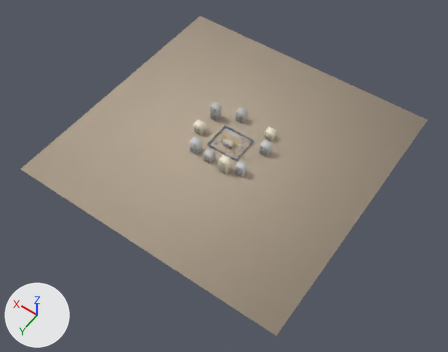
The glTF model src/assets/maps/insaat.glb as it was, and as the next commit left it.
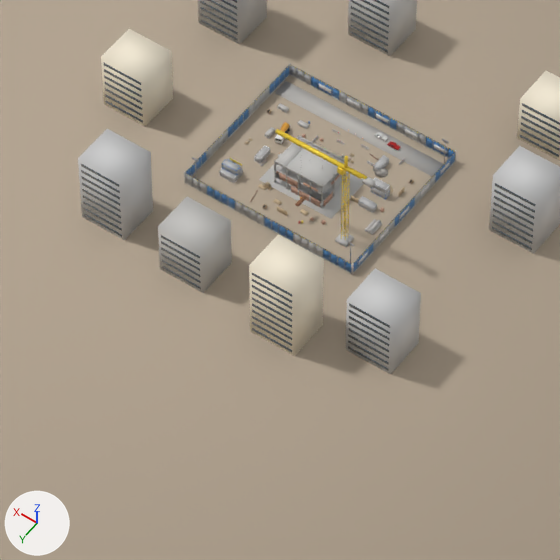
Each version appears first whole from a camera (50 mm lens) standing at (-465.0, 673.0, 941.0) and looking at (-25.0, 57.0, -27.0), and next in a close-up on the part from 39% to 61% of the width and 33% to 60% of the height. The axes (+X, +Y, +Z) are drawn at lower left. The lights are the same throughout. The first two pictures are the older version. Vertices at exactly the same position are counted once.

The older version as bpy lines, for what is in view:
```python
ob_chunk_0_0 = bpy.data.objects.new('chunk_0_0', me_chunk_0_0)
ob_chunk_0_0.location = (0.0, 0.0, 0.0)
ob_chunk_0__2 = bpy.data.objects.new('chunk_0_-2', me_chunk_0__2)
ob_chunk_0__2.location = (0.0, 0.0, 0.0)
ob_far_0_1 = bpy.data.objects.new('far_0_1', me_far_0_1)
ob_far_0_1.location = (0.0, 0.0, 0.0)
# also in view: 'chunk_-2_1' at (-26.0, 24.0, 21.0); 'far_-1_1' at (-30.0, 62.0, 17.0); 'chunk_1_0' at (26.0, 9.0, 3.0); 'chunk_-2_-1' at (-27.0, -8.0, 3.0); 'far_1_0' at (70.0, 10.0, 12.0)
```
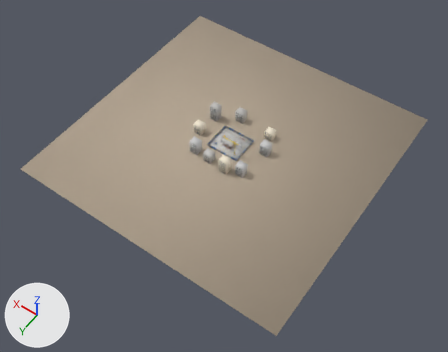
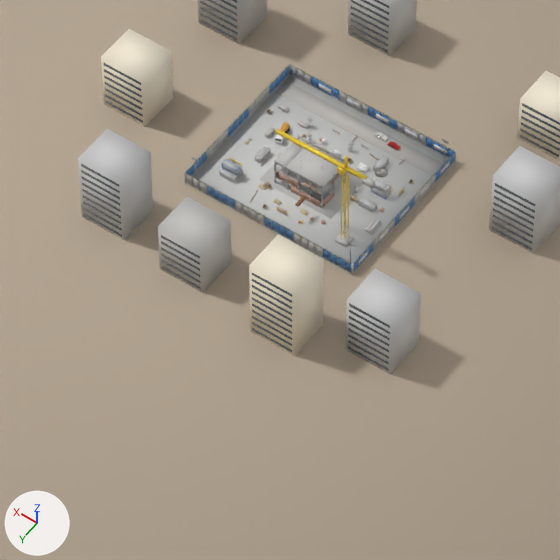
Edits to the scene script, one JSON object a line:
```json
{"op": "add", "block": "mat_site_floor", "code": ["mat_site_floor = principled_material('site_floor')", "mat_site_floor.base_color = (0.62, 0.62, 0.6)  # light grey #cececb", "mat_site_floor.roughness = 0.6"]}
{"block": "me_chunk_0_0", "where": "# used by ob_chunk_0_0; location = (0.0, 0.0, 0.0)"}
{"op": "remove", "block": "me_chunk_0_0", "code": "me_chunk_0_0.from_pydata(...)  # 4865 vertices, 9328 faces; spans x -294.0..294.0, y -290.0..290.0, z 0.0..12.0"}
{"op": "add", "block": "me_chunk_0_0", "code": "me_chunk_0_0.from_pydata(...)  # 4873 vertices, 9340 faces; spans x -294.0..294.0, y -290.0..290.0, z 0.0..12.0"}
{"block": "me_chunk_0_0", "change": "me_chunk_0_0 part 1: the loose piece of 8 vertices spanning x -294.0..294.0, y -290.0..290.0, z 0.0 is copied, and the copy is scaled about its middle by (0.117, 0.105, 0.133), in mat_site_floor (light grey #cececb); it spans x -34.0..34.0, y -30.0..30.0, z 0.0"}
{"op": "add", "block": "me_chunk_0_0", "code": "me_chunk_0_0.materials.append(mat_site_floor)  # light grey #cececb"}
```

Pixel boxes (x1, y1, x2, y2) of what changed, in the close-ups (560 x 560 px):
```json
{"part": 1, "of": "me_chunk_0_0", "change": "added", "after": [193, 75, 448, 263]}
```
